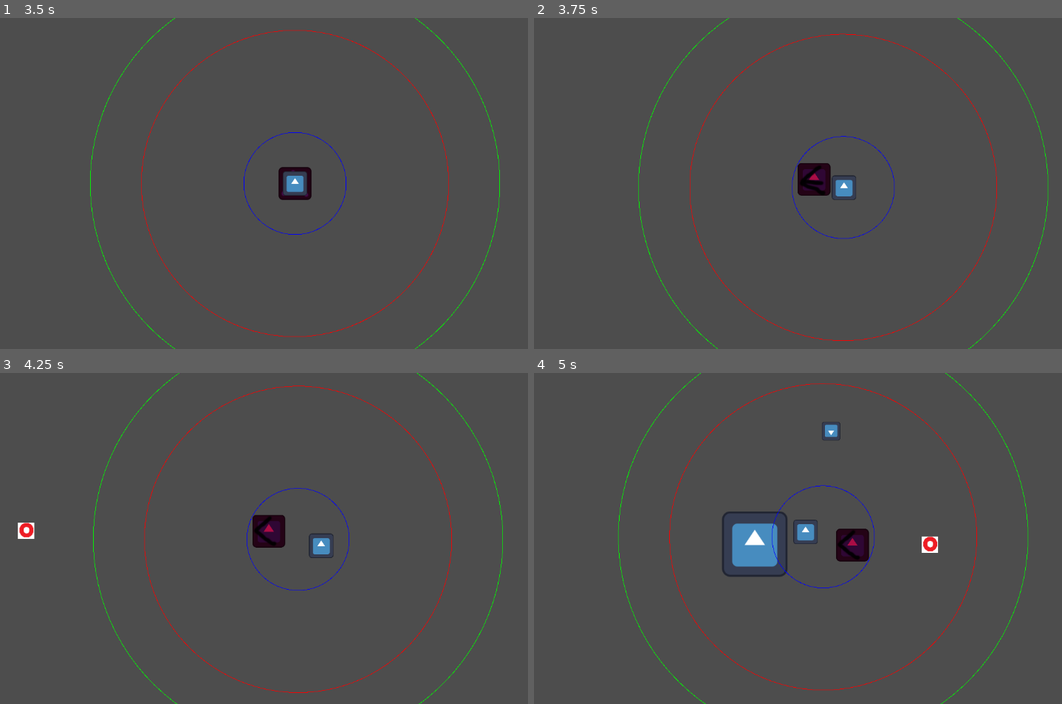
Above: before the commit, frames 1-4 (two rows, left to right).
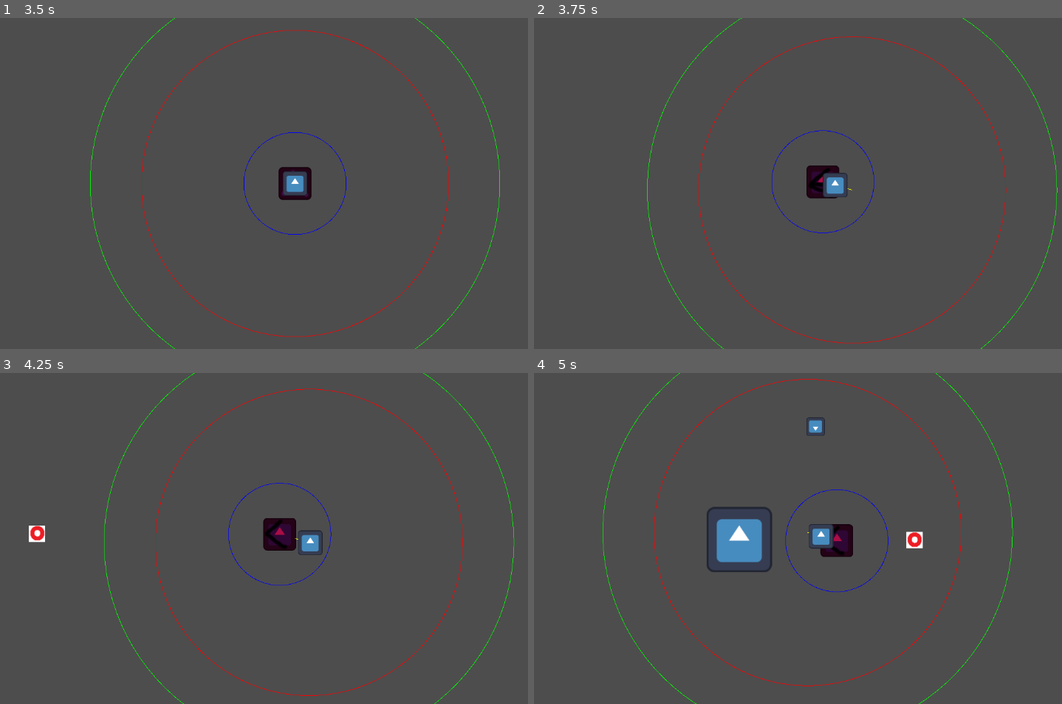
Above: after the commit, the same moments.

Repository: Tomko-Code/Relic-Seekers
Game: Godot game, scene res://src/mockup/test.tscn
The game is run twice, just before and just after one commit, with the same random seed, the same clock (stepped at 60 frames per second) and the same inputs. The engine's default icon, where the game draws it, is replaced by a stand-in: a white triangle on a blue panel in a dark square.
Inputs (mouse positions are in pixels of both pictures, inside the frame that each line leads up to):
- Up to frame 1 (3.5 s): tap Enter at 0.5, 2.75 s; move the mouse to (422, 166) at 0.52 s; hold D (move_right) 0.53-1.28 s; move the mouse to (179, 200) at 1.27 s; hold S (move_down) 1.28-2.03 s; tap Space at 2 s; move the mouse to (353, 110) at 2.02 s; hold D (move_right) 2.03-2.78 s; move the mouse to (264, 249) at 2.77 s; hold W (move_up) from 2.78 s (still down)
- Up to frame 2 (3.75 s): tap Space at 3.5 s; move the mouse to (1003, 233) at 3.52 s; release W (move_up) at 3.53 s; hold A (move_left) from 3.53 s (still down)
- Up to frame 3 (4.25 s): keep holding A (move_left)
- Up to frame 4 (5 s): keep holding A (move_left); move the mouse to (650, 488) at 4.27 s

Frame 1 is identical in both runs. In frame 2, 2.9% of the frame differs, in the area x 19-100%, y 0-100%; in frame 3, 3.4%; in frame 4, 5.4%, in the area x 13-94%, y 0-100%.

Commit message:
debug tweaks

Diff:
--- a/src/entities/player/player_entity.gd
+++ b/src/entities/player/player_entity.gd
@@ -7,8 +7,16 @@
 
 
 func _ready():
-	GameManager.attach_camera_to_node(self, true, true,
-			3, 300,400, true)
+	var use_zones = true
+	var interpolate_camera_position = true
+	var camera_speed = 1
+	var near_zone = 300
+	var far_zone = 400
+	var debug_display = true
+
+	GameManager.attach_camera_to_node(self, use_zones,
+		interpolate_camera_position, camera_speed, near_zone, far_zone,
+		debug_display)
 
 
 func _physics_process(_delta):
--- a/src/other/follow_camera.gd
+++ b/src/other/follow_camera.gd
@@ -38,7 +38,8 @@
 		print(last_offset)
 		draw_arc(last_offset, near_zone, PI*2, 0, 100, Color(1, 0, 0), 1)
 		draw_arc(last_offset, far_zone, PI*2, 0, 100, Color(0, 1, 0), 1)
-		draw_arc(last_offset, far_zone - near_zone, PI*2, 0, 100, Color(0, 0, 1), 1)
+		draw_arc(Vector2.ZERO, far_zone - near_zone, PI*2, 0, 100, Color(0, 0, 1), 1)
+		draw_line(Camera.position, last_offset, Color(1,1,0), 1)
 
 func _process(delta):
 	var mouse_pos = Cursor.get_global_mouse_position()
